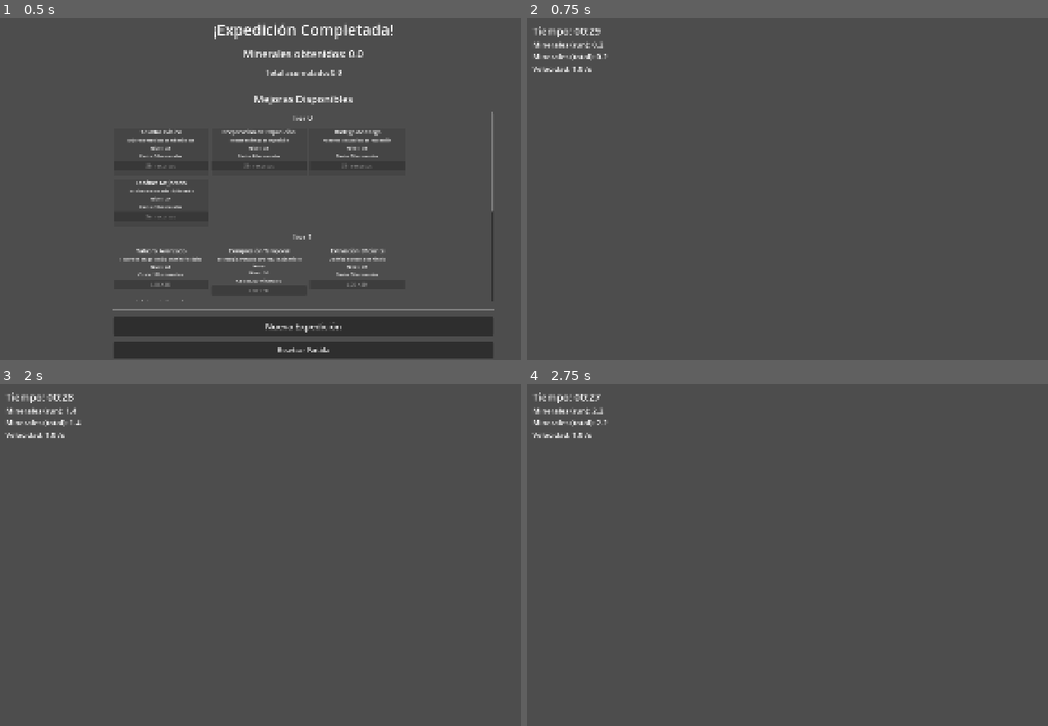
Above: before the commit, frames 1-4 (two rows, left to right).
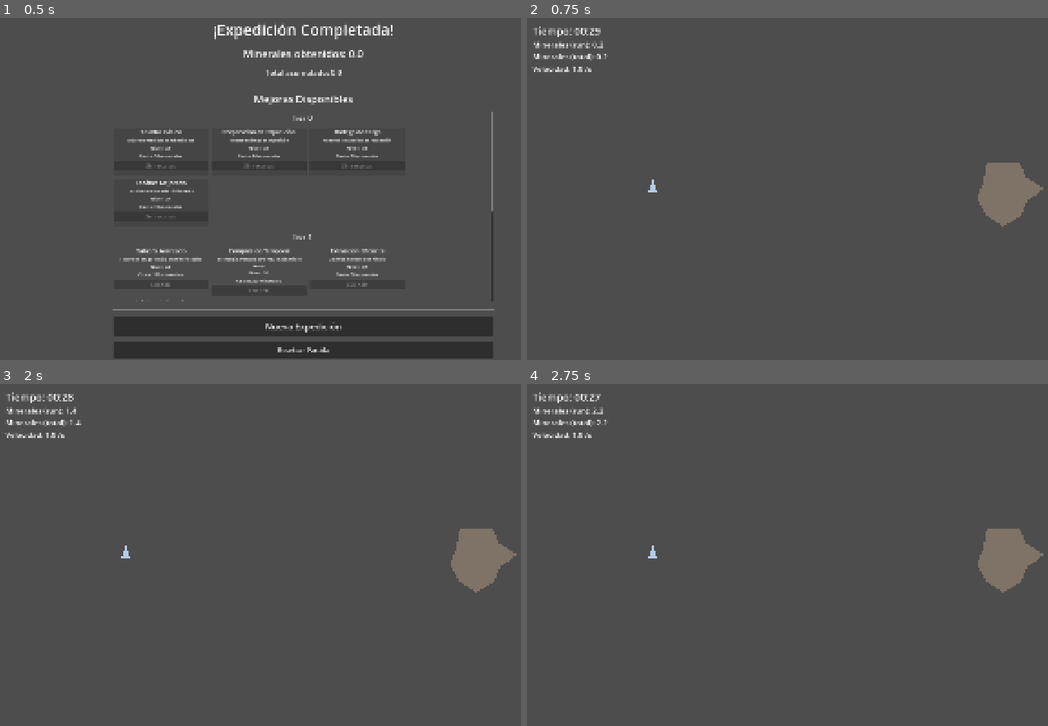
Above: after the commit, the same moments.

Repository: Sefito/space-idle-miner
Game: Godot game, scene res://scenes/Main.tscn
Same seed, same stepped clock (60 frames per second), same inputs: the game is played once before the commit and once after it.
Inputs:
- Up to frame 1 (0.5 s): no input
- Up to frame 2 (0.75 s): click "Nueva Expedición" at 0.5 s
- Up to frame 3 (2 s): tap Enter at 1.25 s
- Up to frame 4 (2.75 s): tap Space at 2 s

Frame 1 is identical in both runs. In frame 2, 1.5% of the frame differs, in the area x 23-100%, y 42-62%; in frame 3, 1.5%; in frame 4, 1.5%.

Commit message:
Add Expedition scene with ship, asteroid, and laser visuals
Co-authored-by: Sefito <27697852+Sefito@users.noreply.github.com>

Diff:
--- /dev/null
+++ b/scenes/Expedition.gd
@@ -0,0 +1,91 @@
+extends Node2D
+
+# Visual elements
+@onready var ship: Polygon2D = $Ship
+@onready var asteroid: Polygon2D = $Asteroid
+@onready var laser: Line2D = $Laser
+
+# Mining visual feedback
+var laser_visible_time: float = 0.0
+const LASER_FLASH_DURATION: float = 0.1
+const MINING_LASER_INTERVAL: float = 0.5
+
+var time_since_last_laser: float = 0.0
+
+func _ready() -> void:
+	# Set up ship visual (simple triangle/rocket shape)
+	ship.polygon = PackedVector2Array([
+		Vector2(0, -30),
+		Vector2(-15, 15),
+		Vector2(0, 10),
+		Vector2(15, 15)
+	])
+	ship.color = Color(0.7, 0.8, 0.9)  # Light blue-gray
+	ship.position = Vector2(400, 540)
+
+	# Generate initial asteroid
+	_generate_asteroid()
+
+	# Set up laser
+	laser.default_color = Color(1.0, 0.2, 0.2, 0.8)  # Red laser
+	laser.width = 3.0
+	laser.visible = false
+
+	# Connect to game state
+	Game.state_changed.connect(_on_game_state_changed)
+	_update_visibility()
+
+func _process(delta: float) -> void:
+	if not visible:
+		return
+
+	# Handle laser visual feedback during mining
+	if Game.state == Game.State.EXPEDITION:
+		time_since_last_laser += delta
+
+		# Show laser periodically to indicate mining
+		if time_since_last_laser >= MINING_LASER_INTERVAL:
+			_show_laser()
+			time_since_last_laser = 0.0
+
+		# Update laser visibility timer
+		if laser_visible_time > 0:
+			laser_visible_time -= delta
+			if laser_visible_time <= 0:
+				laser.visible = false
+
+func _on_game_state_changed(_new_state: Game.State) -> void:
+	_update_visibility()
+	if visible:
+		# Generate new asteroid when starting a new expedition
+		_generate_asteroid()
+		time_since_last_laser = 0.0
+
+func _update_visibility() -> void:
+	visible = (Game.state == Game.State.EXPEDITION)
+
+func _generate_asteroid() -> void:
+	# Procedurally generate asteroid shape
+	var num_points = randi_range(8, 12)
+	var base_radius = randf_range(80, 120)
+	var points: PackedVector2Array = []
+
+	for i in range(num_points):
+		var angle = (TAU / num_points) * i
+		# Add randomness to create irregular shape
+		var radius_variation = randf_range(0.7, 1.3)
+		var radius = base_radius * radius_variation
+		var point = Vector2(cos(angle) * radius, sin(angle) * radius)
+		points.append(point)
+
+	asteroid.polygon = points
+	asteroid.color = Color(0.5, 0.45, 0.4)  # Rocky brown-gray
+	asteroid.position = Vector2(1520, 540)
+
+func _show_laser() -> void:
+	# Update laser line from ship to asteroid
+	laser.clear_points()
+	laser.add_point(ship.position)
+	laser.add_point(asteroid.position)
+	laser.visible = true
+	laser_visible_time = LASER_FLASH_DURATION
--- /dev/null
+++ b/scenes/Expedition.tscn
@@ -0,0 +1,12 @@
+[gd_scene load_steps=2 format=3 uid="uid://cjkx2p3h8y7vn"]
+
+[ext_resource type="Script" path="res://scenes/Expedition.gd" id="1_expedition"]
+
+[node name="Expedition" type="Node2D"]
+script = ExtResource("1_expedition")
+
+[node name="Ship" type="Polygon2D" parent="."]
+
+[node name="Asteroid" type="Polygon2D" parent="."]
+
+[node name="Laser" type="Line2D" parent="."]
--- a/scenes/Main.tscn
+++ b/scenes/Main.tscn
@@ -1,9 +1,12 @@
-[gd_scene load_steps=3 format=3 uid="uid://b2v8qwxn3dvon"]
+[gd_scene load_steps=4 format=3 uid="uid://b2v8qwxn3dvon"]
 
 [ext_resource type="PackedScene" uid="uid://byxavqt4pyw15" path="res://ui/HUD_Expedition.tscn" id="1_k8nt5"]
 [ext_resource type="PackedScene" uid="uid://dmxomxdgr1uxn" path="res://ui/Screen_Shop.tscn" id="2_1fwt0"]
+[ext_resource type="PackedScene" uid="uid://cjkx2p3h8y7vn" path="res://scenes/Expedition.tscn" id="3_expedition"]
 
 [node name="Main" type="Node"]
+
+[node name="Expedition" parent="." instance=ExtResource("3_expedition")]
 
 [node name="HUD_Expedition" parent="." instance=ExtResource("1_k8nt5")]
 
